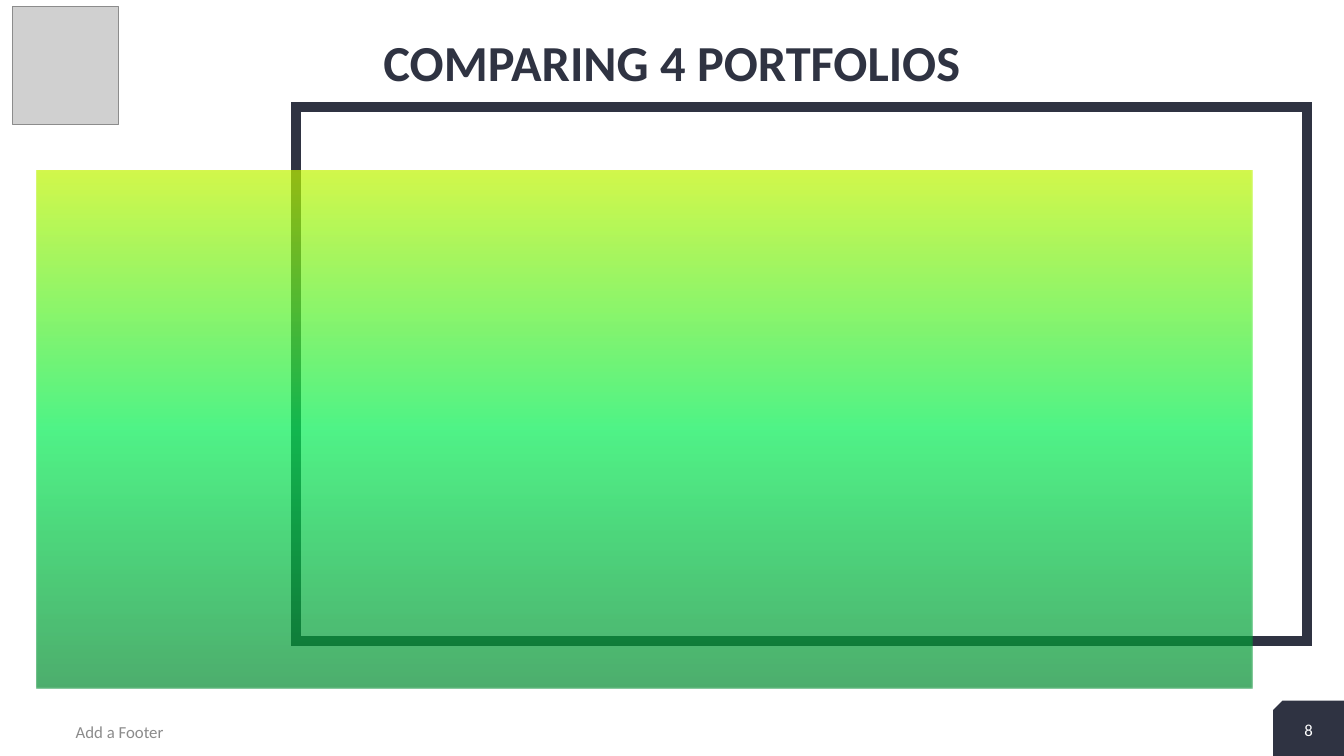
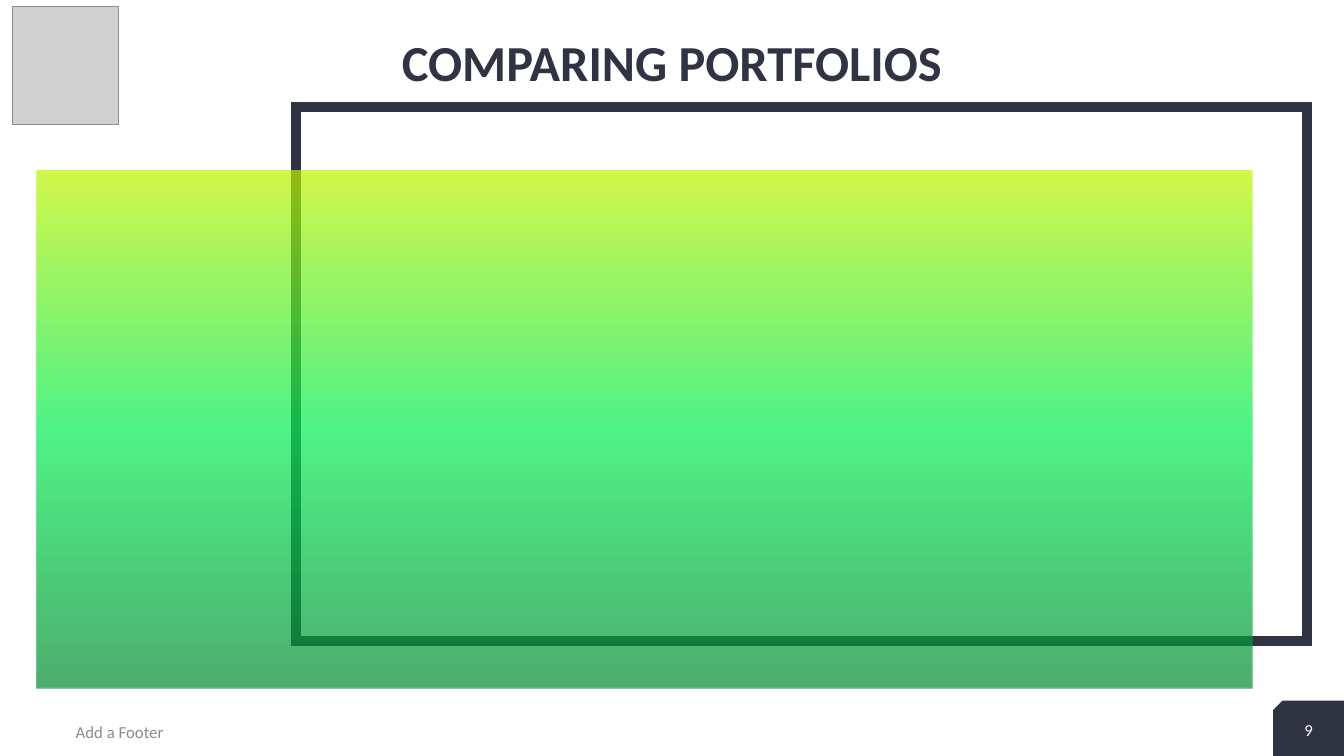
Before and after one commit to Kgross2/portfolio_suitability_app, a slide deck: slide 9 of Project 1 presentation.pptx (slide 8 before the commit). Drawn at 1344x756 pixels with LibreOffice and Linux fonts; fonts in the diff are those of the drawing; grey boxes stand for pictures. Boxes give left, top, right and bottom in pixels: in the first picture for what was removed or moved away, otherwise in the second. Text is boxed around its words. In the diff, an @@ line names an element or a change of style, - is before the commit and + after.

Commit message:
PPT with portfolio table

```diff
--- a/Project 1 presentation.pptx
+++ b/Project 1 presentation.pptx
@@ title at (402, 48, 942, 82): text changed @@
-COMPARING 4 PORTFOLIOS
+COMPARING PORTFOLIOS
@@ page number at (1303, 726, 1311, 736): text changed @@
-8
+9
@@ page number at (1304, 725, 1312, 736): text changed @@
-8
+9
```
Also in this commit, not shown: 4 other slides changed, 1 slide added.
